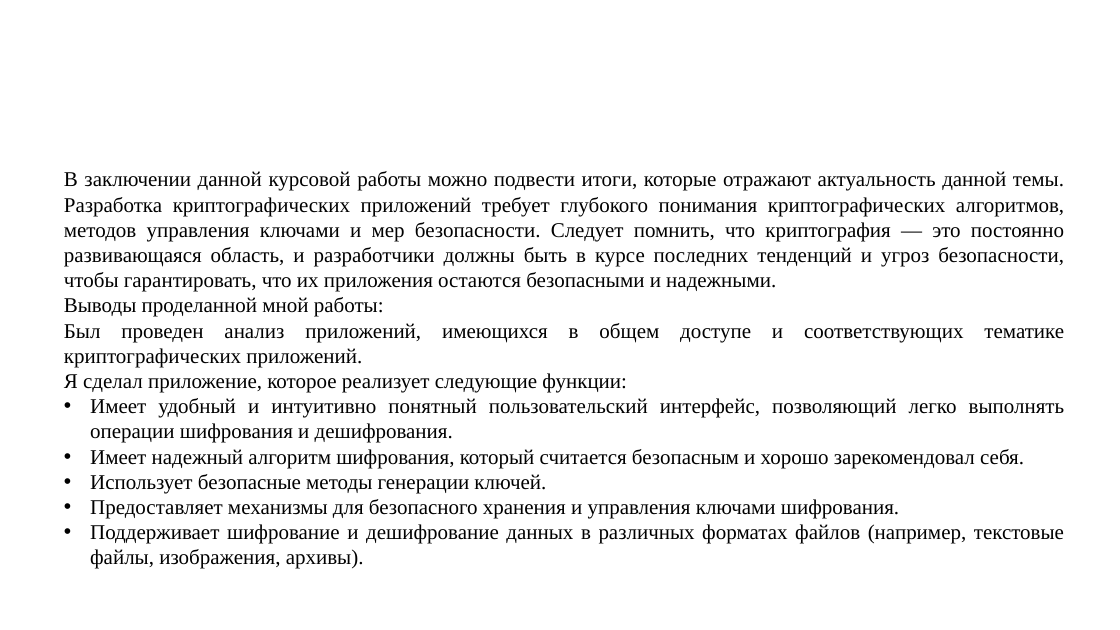
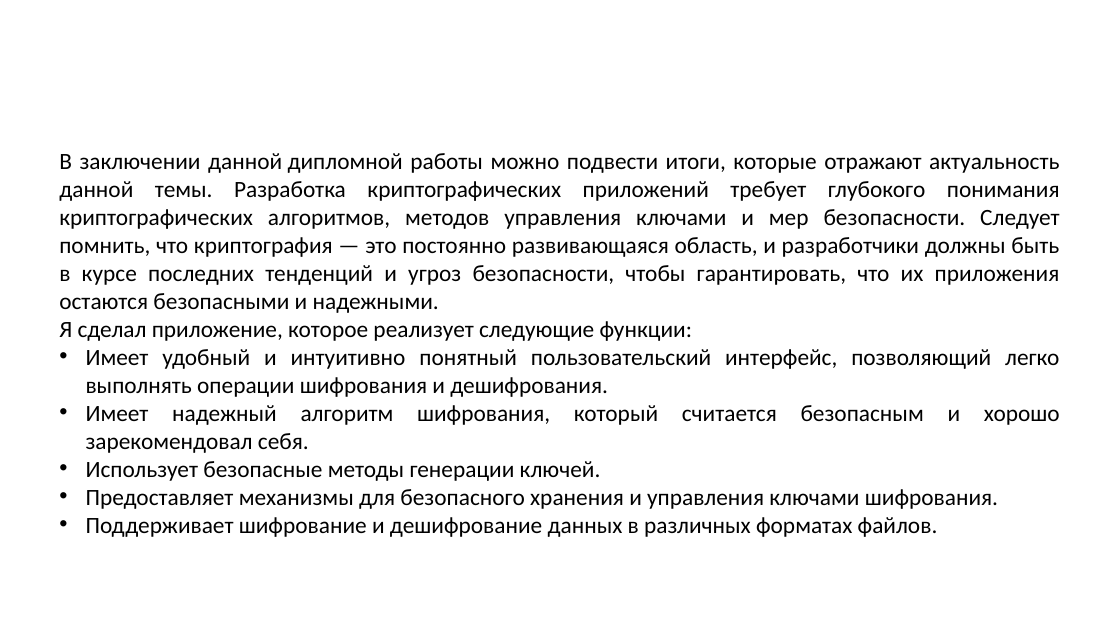
Before and after one commit to rad1anttt/diplom-_-, a slide deck: slide 22 of rad1anttt презентация.pptx (slide 17 before the commit). Drawn at 1120x630 pixels with LibreOffice and Linux fonts; fonts in the diff are those of the drawing; background and template pictures are left out. Boxes give left, top, right and bottom in pixels: in the first picture for what was removed or moved away, otherwise in the second. Text is boxed around its words. In the diff, an @@ line names an element or a change of style, - is before the commit and + after.

```diff
--- a/rad1anttt презентация.pptx
+++ b/rad1anttt презентация.pptx
@@ text "В заключении данной дипломной работы ...": place and size @@
-text "В заключении данной дипломной работы ..." at [64,171,1065,569]
+text "В заключении данной дипломной работы ..." at [59,153,1060,537]
@@ text at [59,153,1060,313]: text changed; size 18 to 20 pt; font Times New Roman to Calibri @@
-В заключении данной курсовой работы можно подвести итоги, которые отражают актуальность данной темы. Разработка криптографических приложений требует глубокого понимания криптографических алгоритмов, методов управления ключами и мер безопасности. Следует помнить, что криптография — это постоянно развивающаяся область, и разработчики должны быть в курсе последних тенденций и угроз безопасности, чтобы гарантировать, что их приложения остаются безопасными и надежными.
-Выводы проделанной мной работы:
-Был проведен анализ приложений, имеющихся в общем доступе и соответствующих тематике криптографических приложений.
+В заключении данной дипломной работы можно подвести итоги, которые отражают актуальность данной темы. Разработка криптографических приложений требует глубокого понимания криптографических алгоритмов, методов управления ключами и мер безопасности. Следует помнить, что криптография — это постоянно развивающаяся область, и разработчики должны быть в курсе последних тенденций и угроз безопасности, чтобы гарантировать, что их приложения остаются безопасными и надежными.
@@ text at [59,321,1060,509]: size 18 to 20 pt, font Times New Roman to Calibri in "Я сделал приложение, которое реализует следующие функции:", "Имеет удобный и интуитивно понятный пользовательский интерфе ...", "Имеет надежный алгоритм шифрования, который считается безопа ...", "Использует безопасные методы генерации ключей." and 1 more places @@
@@ text at [86,517,938,537]: text changed; size 18 to 20 pt; font Times New Roman to Calibri @@
-• Поддерживает шифрование и дешифрование данных в различных форматах файлов (например, текстовые файлы, изображения, архивы).
+• Поддерживает шифрование и дешифрование данных в различных форматах файлов.
```
Also in this commit, not shown: 16 other slides changed, 7 slides added, 2 slides removed, 1 other file.
